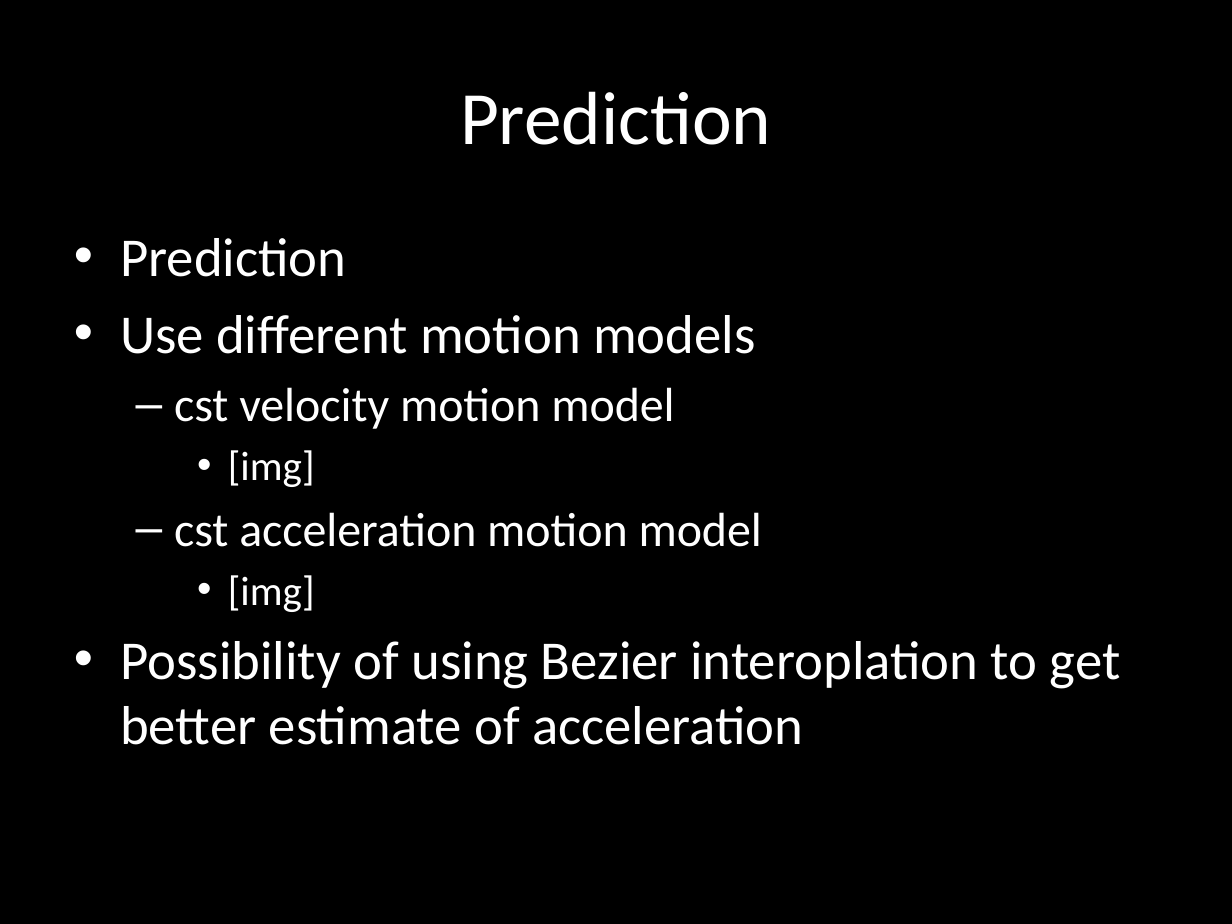
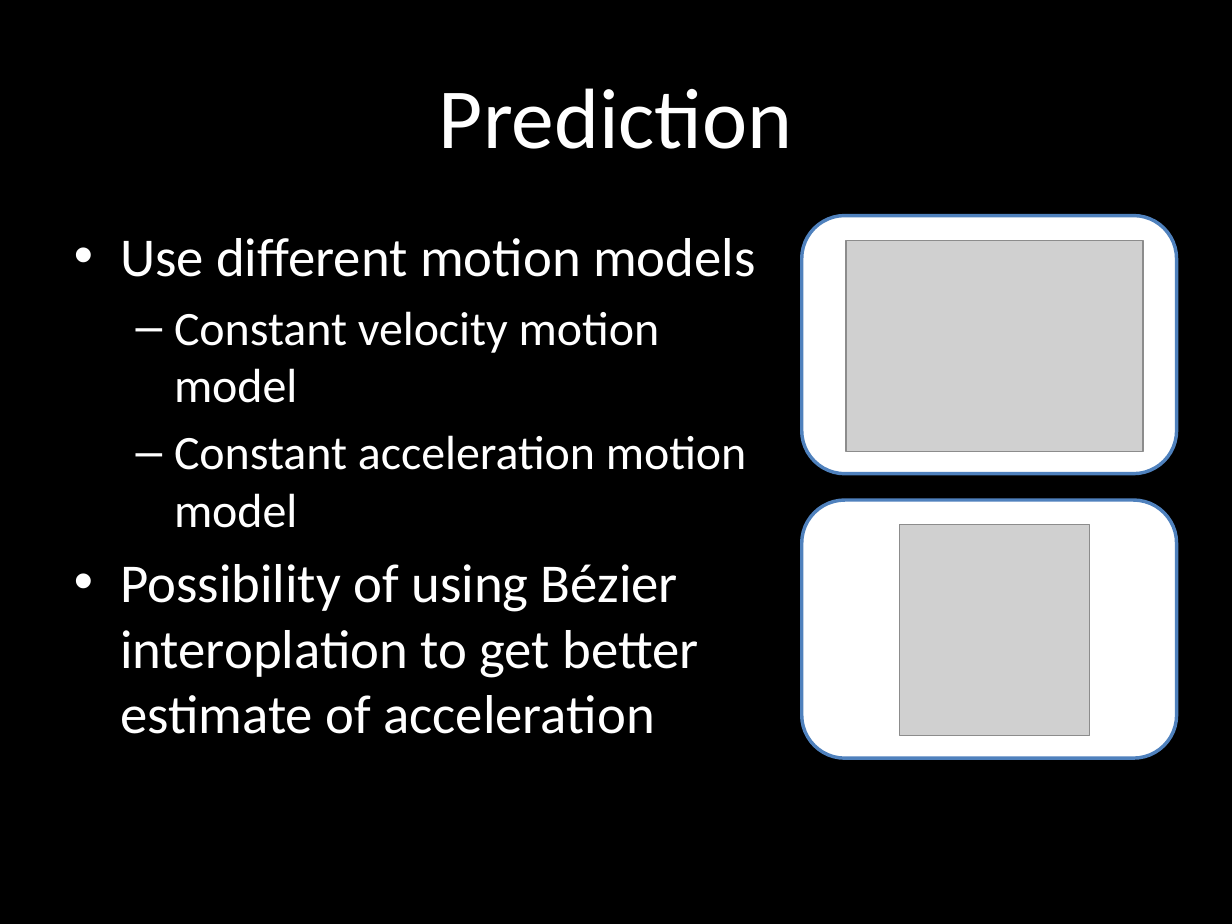
Before and after one commit to SyrianSpock/project-quadrotor-chase, a slide deck: slide 4 of Presentation/Presentation.pptx. Drawn at 1232x924 pixels with LibreOffice and Linux fonts; fonts in the diff are those of the drawing; grey boxes stand for pictures. Boxes give left, top, right and bottom in pixels: in the first picture for what was removed or moved away, otherwise in the second. Text is boxed around its words. In the diff, an @@ line names an element or a change of style, - is before the commit and + after.

Commit message:
Presentation update

```diff
--- a/Presentation/Presentation.pptx
+++ b/Presentation/Presentation.pptx
@@ title "Prediction" at (439, 88, 793, 149): size 44 to 50 pt @@
@@ text at (120, 238, 346, 277): paragraph removed @@
-• Prediction
@@ rounded rectangle added at (802, 216, 1177, 474), fill #FFFFFF, outline #4F81BD 2 pt @@
@@ picture added at (846, 240, 1143, 451) @@
@@ text at (120, 311, 747, 734): text changed @@
-  – cst velocity motion model
-    • [img]
-  – cst acceleration motion model
-    • [img]
-• Possibility of using Bezier interoplation to get better estimate of acceleration
+  – Constant velocity motion model
+  – Constant acceleration motion model
+• Possibility of using Bézier interoplation to get better estimate of acceleration
@@ rounded rectangle added at (802, 500, 1177, 759), fill #FFFFFF, outline #4F81BD 2 pt @@
@@ picture added at (899, 525, 1089, 736) @@
```
Also in this commit, not shown: 3 other slides changed, 1 slide added, 1 slide removed, 2 other files.
